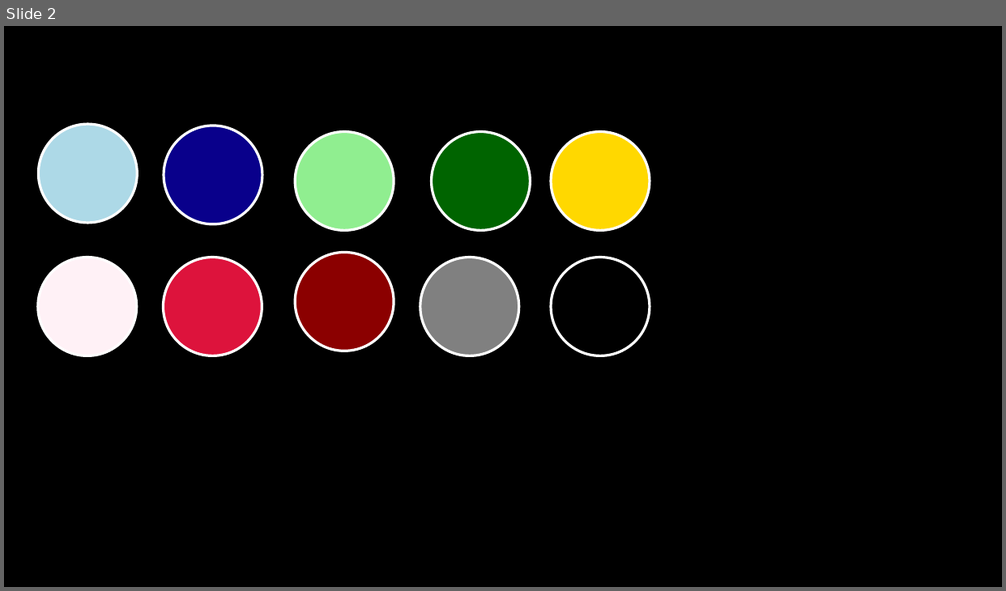
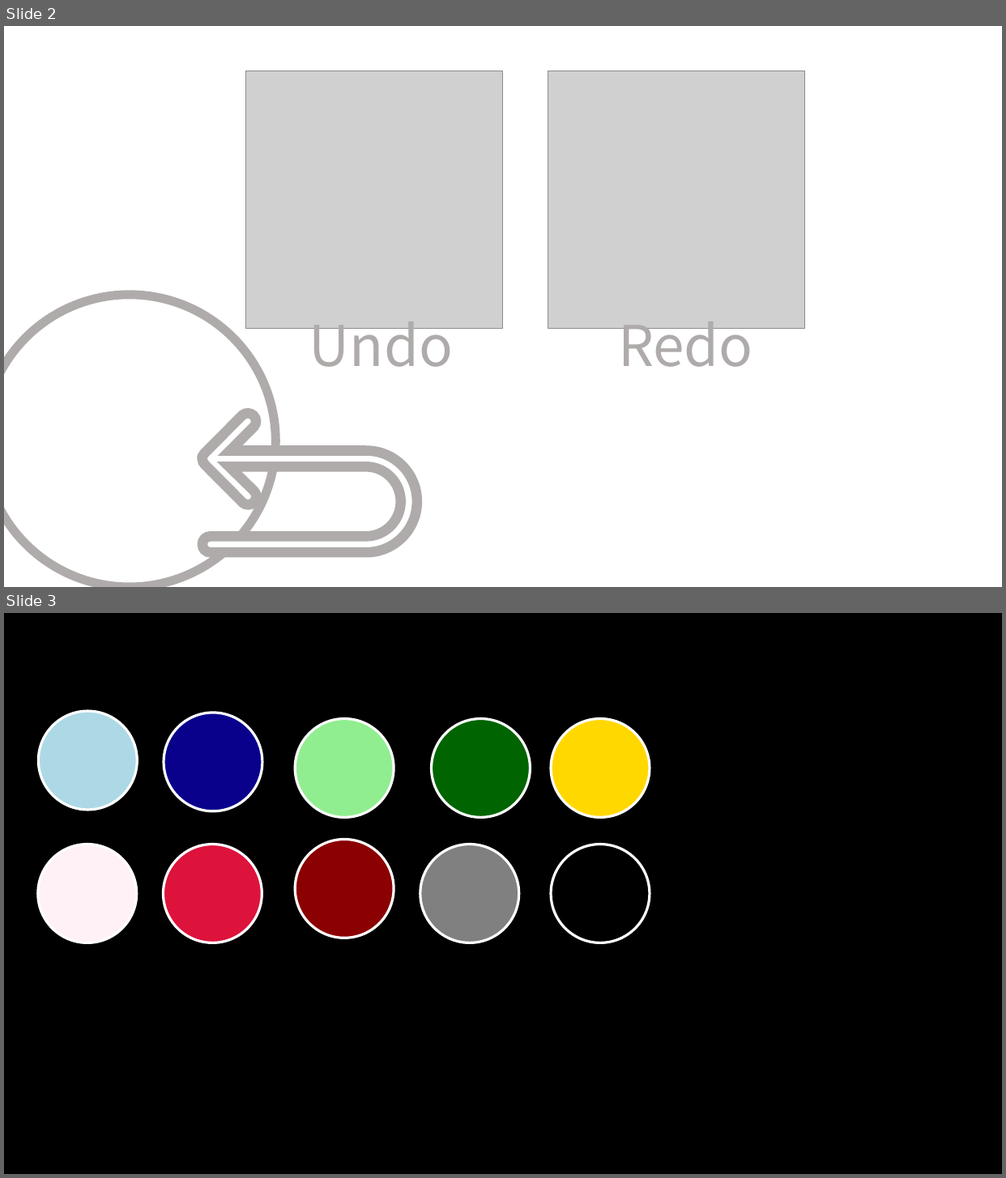
Before and after one commit to Kakeru-Miyazaki/todobubble, a slide deck: fig/undo.pptx. Shown one above the other, each under a label of ours: slide 2 before the commit, slides 2 and 3 after it. The pictures are 1006x591 and 1006x1178 pixels, drawn with LibreOffice and Linux fonts; fonts in the diff are those of the drawing; grey boxes stand for pictures. Boxes give left, top, right and bottom in pixels: in the first picture for what was removed or moved away, otherwise in the second. Text is boxed around its words. In the diff, an @@ line names an element or a change of style, - is before the commit and + after.

Commit message:
changed undo icon

```diff
--- a/fig/undo.pptx
+++ b/fig/undo.pptx
@@ slide 2 added at [4,26,1002,587], background #FFFFFF @@
@@ picture added at [246,71,503,329] @@
@@ picture added at [548,71,805,329] @@
@@ ellipse added at [4,295,275,587], outline #AFABAB 8.5 pt @@
@@ text added at [309,310,453,367], 54 pt, text none @@
+Undo
@@ text added at [618,310,753,367], 54 pt, text none @@
+Redo
@@ freeform shape added at [202,414,417,553], fill #FFFFFF, outline #AFABAB 9.75 pt @@
@@ what was slide 2 is now slide 3 @@
```
Also in this commit, not shown: 1 other slide added, 1 slide removed, 2 other files.
